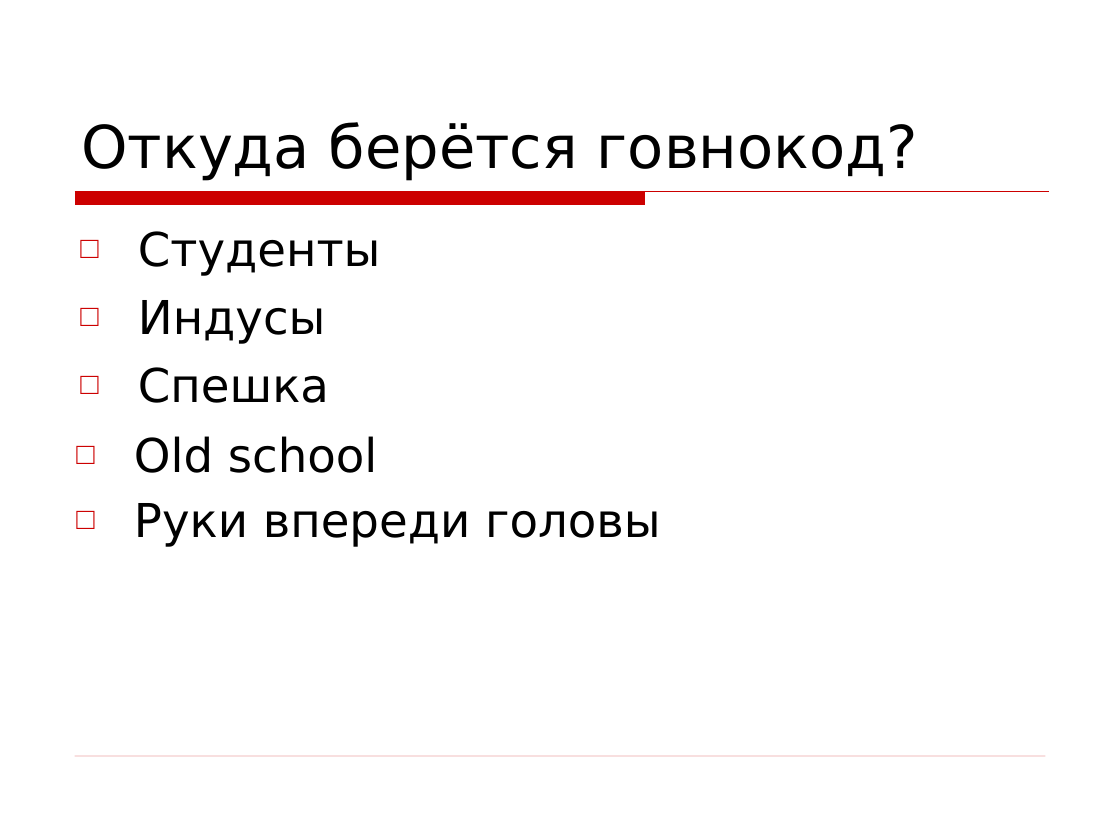
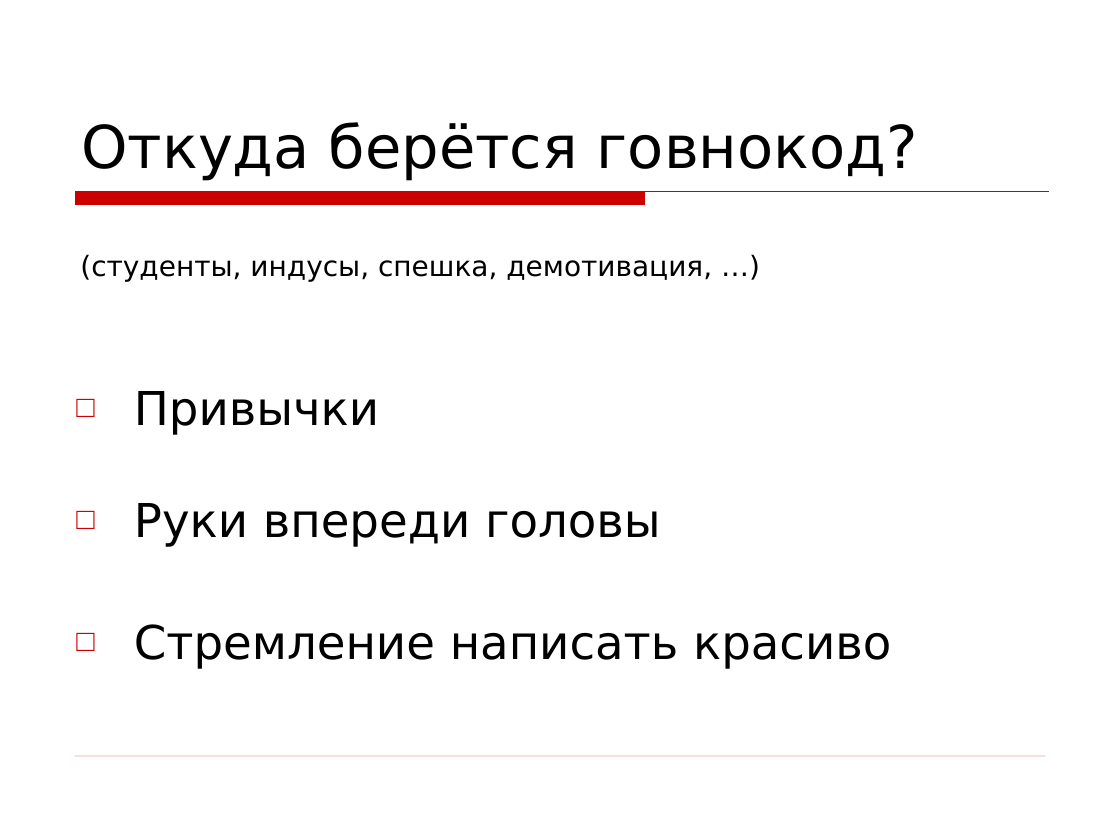
Before and after one commit to asolntsev/presentations, a slide deck: slide 27 of wtf-code/WTF_code.jug-lv.ru.ppt (slide 21 before the commit). Drawn at 1120x840 pixels with LibreOffice and Linux fonts; fonts in the diff are those of the drawing; background and template pictures are left out. Boxes give left, top, right and bottom in pixels: in the first picture for what was removed or moved away, otherwise in the second. Text is boxed around its words. In the diff, an @@ line names an element or a change of style, - is before the commit and + after.

```diff
--- a/wtf-code/WTF_code.jug-lv.ru.ppt
+++ b/wtf-code/WTF_code.jug-lv.ru.ppt
@@ text at (80, 254, 712, 282): text changed; size 30 to 18 pt @@
-□ Студенты
-□ Индусы
-□ Спешка
+(студенты, индусы, спешка, демотивация, …)
@@ text added at (134, 391, 379, 435), 30 pt, text #000000 @@
+□ Привычки
@@ text removed at (134, 436, 377, 473) @@
-□ Old school
@@ text added at (134, 624, 891, 669), 30 pt, text #000000 @@
+□ Стремление написать красиво
```
Also in this commit, not shown: 7 other slides changed, 6 slides added, 5 slides removed, 1 other file.
